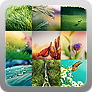
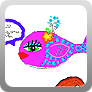
Layered file, before and after one edit (92×92). Changes by layer:
added layer "jotwol" in group "Group 2" over [5,5,87,87]
renamed "Layer 7" to "flickr", hid it over [5,5,87,87]
